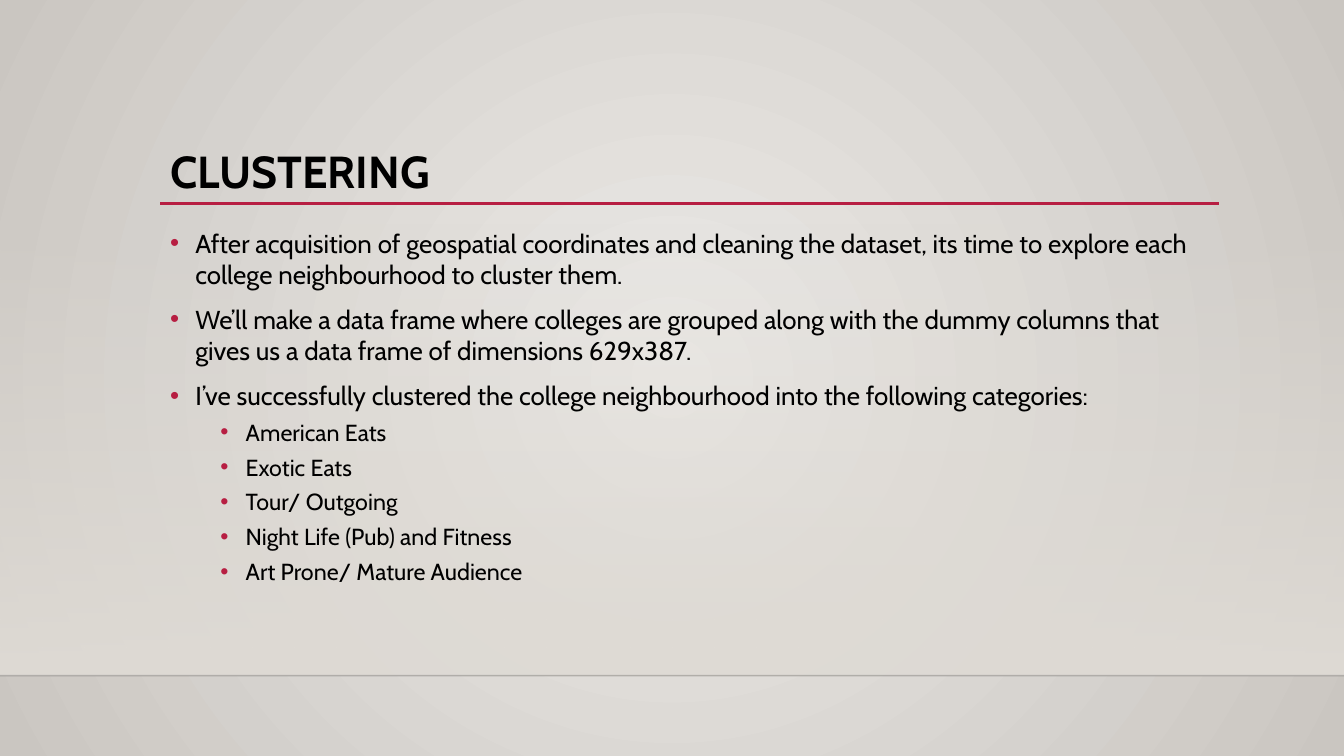
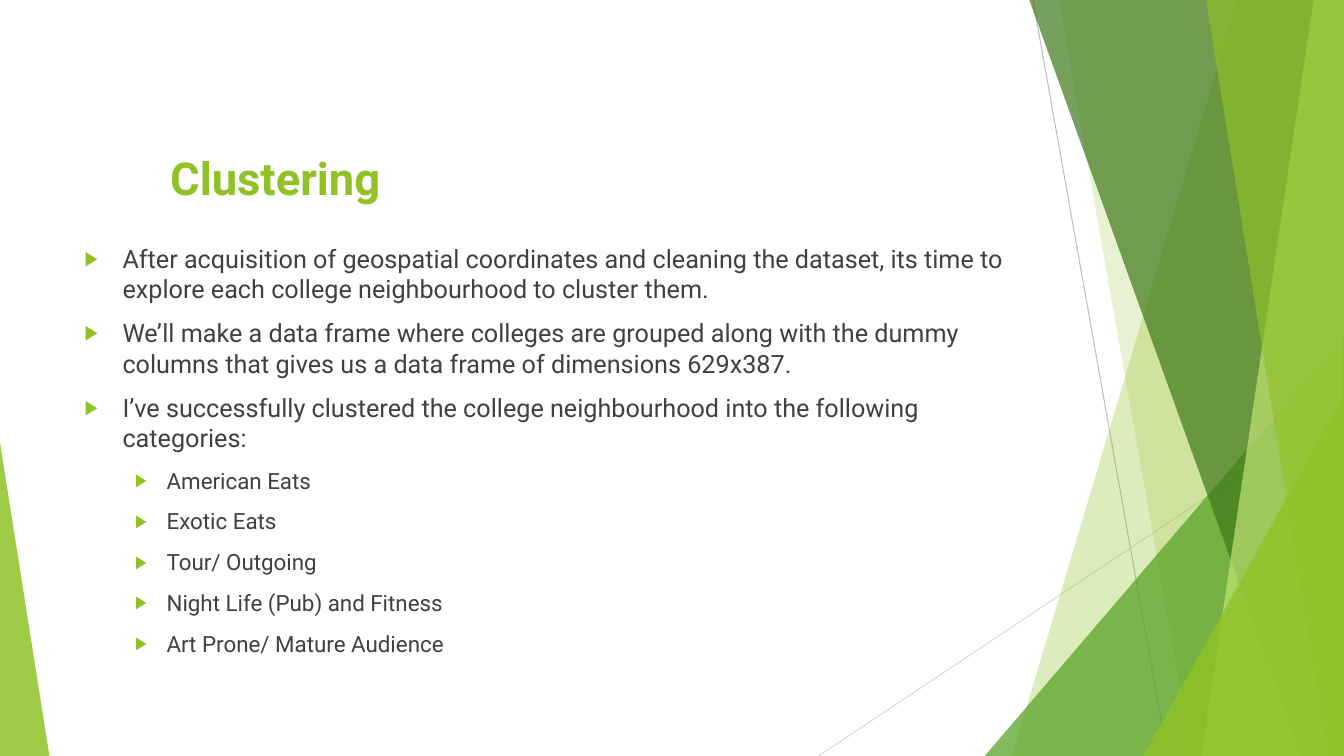
Before and after one commit to deepratnaawale/Capstone, a slide deck: slide 13 of Presentables/Clustering Colleges.pptx (slide 11 before the commit). Drawn at 1344x756 pixels with LibreOffice and Linux fonts; fonts in the diff are those of the drawing; background and template pictures are left out. Boxes give left, top, right and bottom in pixels: in the first picture for what was removed or moved away, otherwise in the second. Text is boxed around its words. In the diff, an @@ line names an element or a change of style, - is before the commit and + after.

```diff
--- a/Presentables/Clustering Colleges.pptx
+++ b/Presentables/Clustering Colleges.pptx
@@ background gradient #ECEAE7 to #CAC7C1 to #FFFFFF @@
@@ title at box(170, 161, 380, 205): text changed; size 32 to 32.4 pt; font Cabin to Roboto; text colour #000000 to #90C226 @@
-CLUSTERING
+Clustering
@@ line removed from (160, 204) to (1220, 204) @@
@@ rectangle removed at box(0, 223, 1344, 676) @@
@@ text "After acquisition of geospatial coordinates ...": place and size @@
-text "After acquisition of geospatial coordinates ..." at box(195, 233, 1187, 582)
+text "After acquisition of geospatial coordinates ..." at box(123, 249, 1002, 654)
@@ text "After acquisition of geospatial coordinates ..." at box(123, 249, 1002, 654): size 18.5 to 18 pt in "After acquisition of geospatial coordinates and cleaning ...", "We’ll make a data frame where colleges ...", "I’ve successfully clustered the college neighbourhood into ..."; font Cabin to Roboto, text colour #000000 to #404040; size 16.6 to 16 pt in "American Eats", "Exotic Eats", "Tour/ Outgoing", "Night Life (Pub) and Fitness" and 1 more places; bullet • to ▶; bullet colour #B71E42 to #90C226; more space between paragraphs @@
@@ group added at box(0, 0, 1344, 756): 5 freeform shapes, 3 triangles, 2 lines @@
@@ line removed from (0, 676) to (1344, 676) @@
```
Also in this commit, not shown: 11 other slides changed, 2 slides added, 1 other file.
